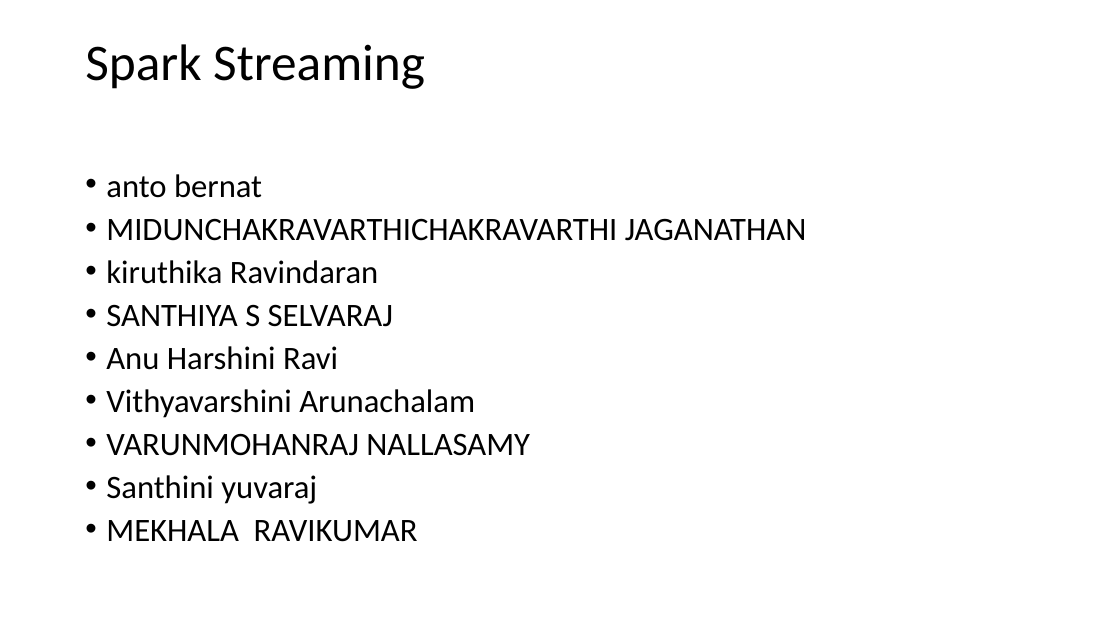
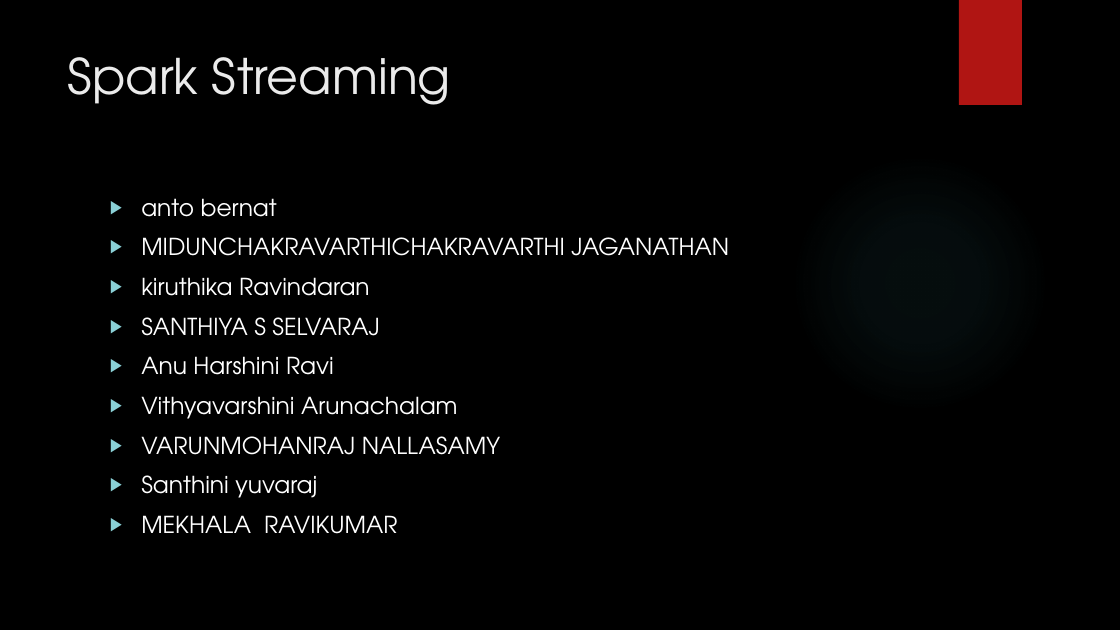
Before and after one commit to karthick1808/CDB21DW007, a slide deck: slide 5 of Presentation.pptx. Drawn at 1120x630 pixels with LibreOffice and Linux fonts; fonts in the diff are those of the drawing; background and template pictures are left out. Boxes give left, top, right and bottom in pixels: in the first picture for what was removed or moved away, otherwise in the second. Text is boxed around its words. In the diff, an @@ line names an element or a change of style, - is before the commit and + after.

```diff
--- a/Presentation.pptx
+++ b/Presentation.pptx
@@ background #FFFFFF to picture (left out) @@
@@ rectangle added at (959,0,1022,105), fill #B01513 @@
@@ title "Spark Streaming": place and size @@
-title "Spark Streaming" at (85,44,425,89)
+title "Spark Streaming" at (68,57,451,105)
@@ title "Spark Streaming" at (68,57,451,105): size 44 to 42 pt, font Calibri to TeX Gyre Adventor, text colour #000000 to #EBEBEB; line spacing 0.9 to 1; vertical alignment middle to top @@
@@ ellipse added at (791,154,1049,413), fill gradient #50B9C1 @@
@@ text "anto bernat": place and size @@
-text "anto bernat" at (106,174,807,542)
+text "anto bernat" at (141,198,729,534)
@@ text "anto bernat" at (141,198,729,534): size 28 to 20 pt, font Calibri to TeX Gyre Adventor, text colour #000000 to #FFFFFF; bullet • to ▶; line spacing 0.8 to 1 @@
```
Also in this commit, not shown: 3 other slides changed, 20 slides added, 1 slide removed.
